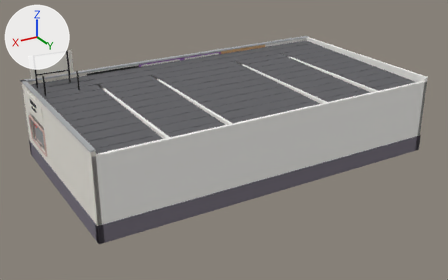
Before and after pictures for a commit that changed the Blender file blender_assets/buildings/edificio_continuo_la_panza.blend.
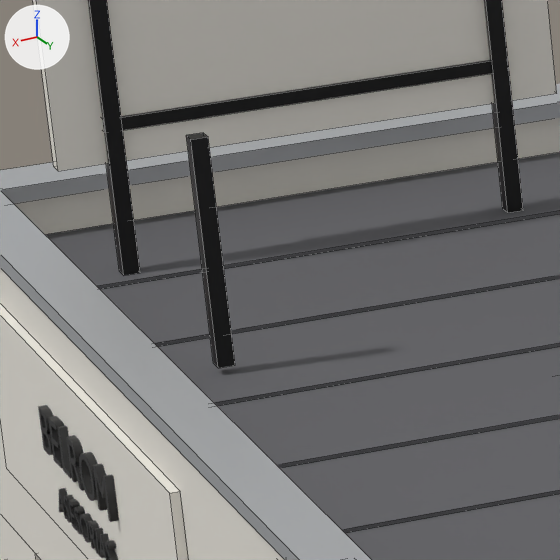
The first picture shows the older version from a 50 mm camera at (35.65, 44.62, 18.56) aimed at (13.56, 7.81, 0.15). The close-ups show the older and then the newer version on the part from 6% to 17% of the width and 23% to 40% of the height of that picture. Only the edits that show in the close-ups are written down. The axes (+X, +Y, +Z) are drawn at upper left. The lights are the same throughout. The close-ups show mesh edges as thin lines.

Before the edit, the objects in view are built like this:
```python
me_azotea_hermetica_mesh = bpy.data.meshes.new('Azotea_Hermetica_Mesh')
me_azotea_hermetica_mesh.from_pydata(...)  # 104 vertices, 78 faces; spans x 0.0..26.0, y 0.0..14.5, z -0.1..4.4
me_azotea_hermetica_mesh.materials.append(mat_m_azotea_asfalto)  # dark grey #616165
me_mod5_estructura_espectacular_mesh = bpy.data.meshes.new('Mod5_Estructura_Espectacular_Mesh')
me_mod5_estructura_espectacular_mesh.from_pydata(...)  # 48 vertices, 36 faces; spans x 22.8..25.3, y 1.2..3.3, z 4.4..6.8
me_mod5_estructura_espectacular_mesh.materials.append(mat_m_herreria_negra)  # dark grey #383838
txt_texto_asesorias_libertad_curve = bpy.data.curves.new('Texto_Asesorias_Libertad_Curve', 'FONT')
txt_texto_asesorias_libertad_curve.body = 'ASESORIAS'
txt_texto_asesorias_libertad_curve.materials.append(mat_m_texto_negro)  # black #272727
txt_texto_asesorias_libertad_curve.extrude = 0.02
txt_texto_asesorias_libertad_curve.align_x = 'CENTER'
txt_texto_asesorias_libertad_curve.align_y = 'CENTER'
txt_texto_asesorias_libertad_curve.size = 0.24
ob_azotea_hermetica = bpy.data.objects.new('Azotea_Hermetica', me_azotea_hermetica_mesh)
ob_azotea_hermetica.location = (0.0, 0.0, 0.0)
ob_mod5_estructura_espectacular = bpy.data.objects.new('Mod5_Estructura_Espectacular', me_mod5_estructura_espectacular_mesh)
ob_mod5_estructura_espectacular.location = (0.0, 0.0, 0.0)
ob_texto_asesorias_libertad = bpy.data.objects.new('Texto_Asesorias_Libertad', txt_texto_asesorias_libertad_curve)
ob_texto_asesorias_libertad.location = (26.1, 3.0, 3.45)
ob_texto_asesorias_libertad.rotation_euler = (1.571, 0.0, 1.571)  # degrees (90, 0, 90)
# also in view: 'Mod5_Muros_BienesRaices' at (23.64, 7.24, 3.38); 'Texto_Belrom_Libertad' at (26.1, 3.0, 3.87); 'Albardilla_Pretil_Galvanizada' at (13.02, 7.24, 4.7)
```
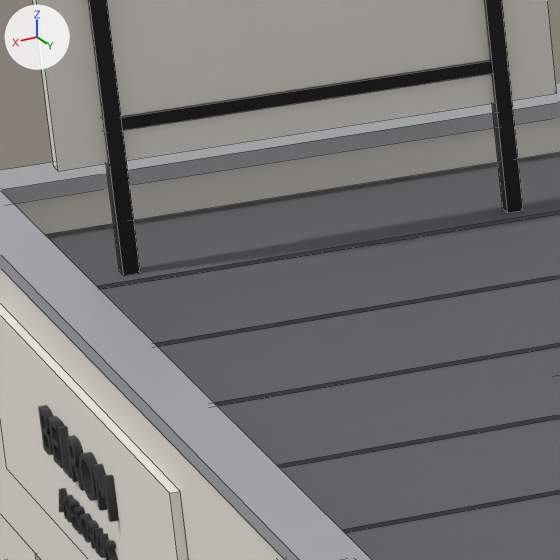
Pixel boxes [x1, y1, x2, y2] of what changed, in the close-ups (560 x 560 px):
'Mod5_Estructura_Espectacular', reshaped
    before: [88, 0, 523, 368]
    after: [88, 0, 523, 275]
part 1 of me_mod5_estructura_espectacular_mesh, deleted
    before: [186, 133, 235, 368]

Edits to the bpy script that builds the scene:
```text
Change me_mod5_estructura_espectacular_mesh:
    used by ob_mod5_estructura_espectacular; location = (0.0, 0.0, 0.0)
    remove me_mod5_estructura_espectacular_mesh.from_pydata(...)  # 48 vertices, 36 faces; spans x 22.8..25.3, y 1.2..3.3, z 4.4..6.8
    add me_mod5_estructura_espectacular_mesh.from_pydata(...)  # 32 vertices, 24 faces; spans x 22.8..25.3, y 1.2..1.3, z 4.4..6.8
    me_mod5_estructura_espectacular_mesh part 1: the loose piece of 8 vertices spanning x 25.2..25.3, y 3.2..3.3, z 4.4..5.8 is deleted
    other edits to the shape of me_mod5_estructura_espectacular_mesh do not show in these pictures
```
